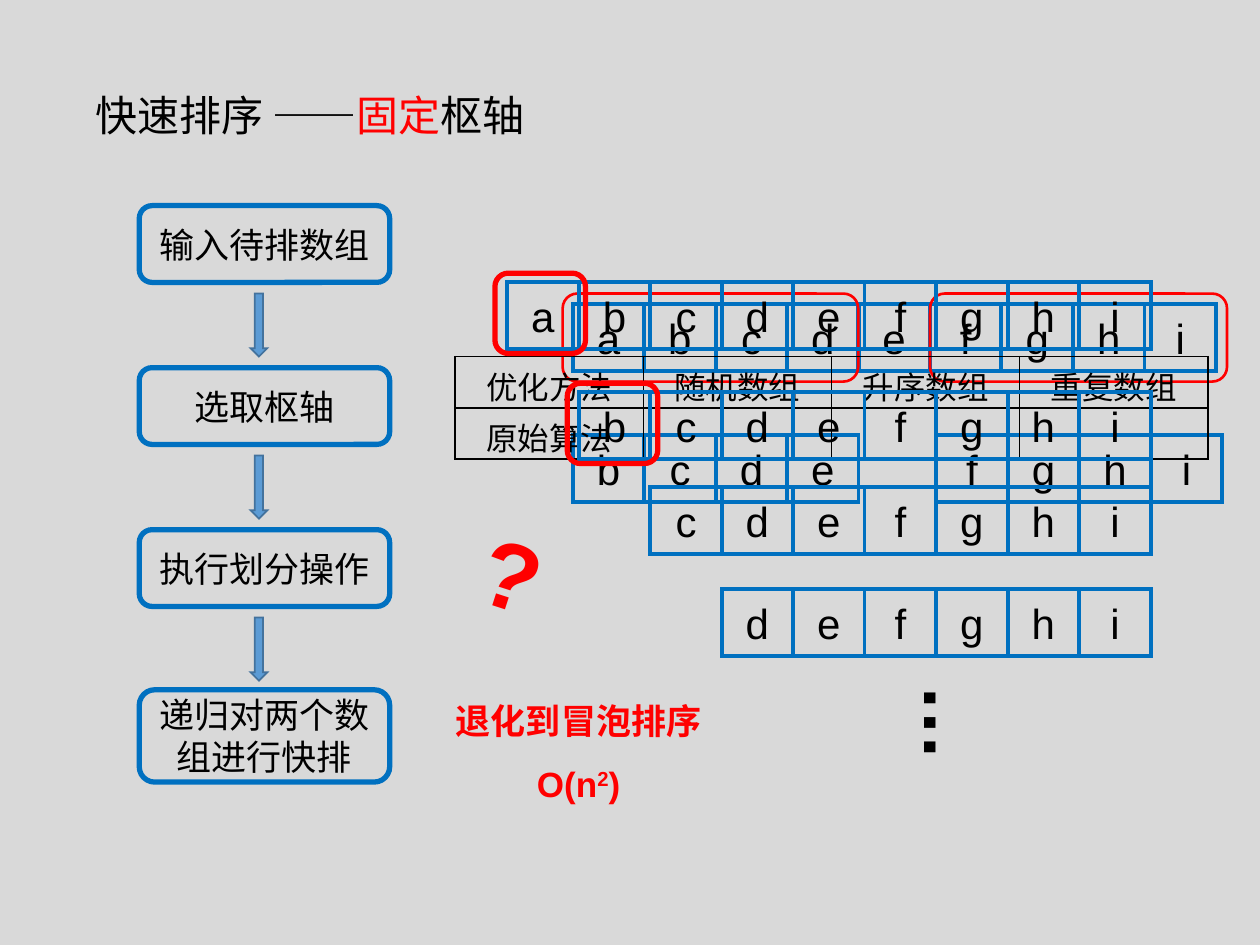
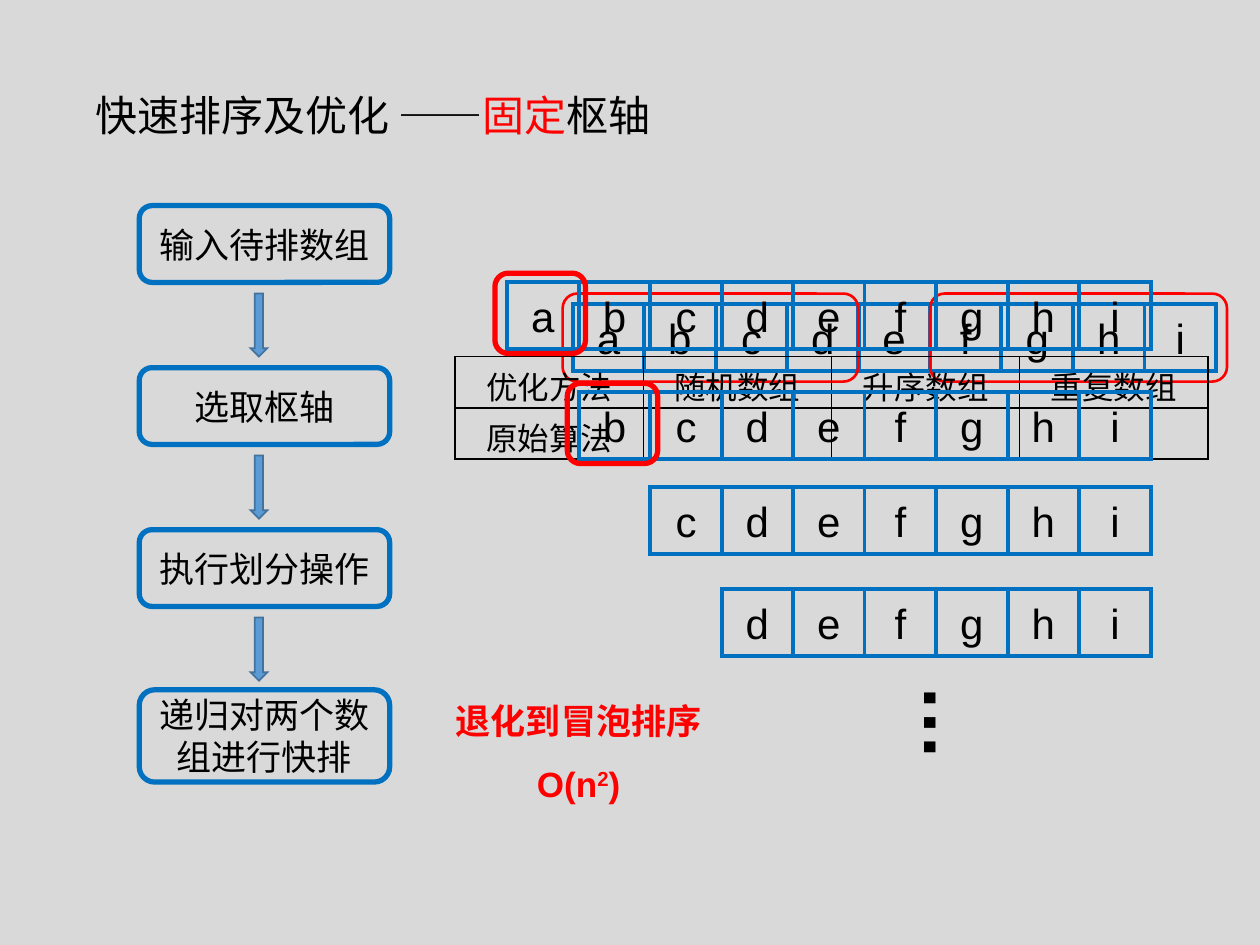
Before and after one commit to tianzhuwei/PPT, a slide deck: slide 2 of 快排+优化.pptx. Drawn at 1260x945 pixels with LibreOffice and Linux fonts; fonts in the diff are those of the drawing. Boxes give left, top, right and bottom in pixels: in the first picture for what was removed or moved away, otherwise in the second. Text is boxed around its words. In the diff, an @@ line names an element or a change of style, - is before the commit and + after.

Commit message:
快排优化

```diff
--- a/快排+优化.pptx
+++ b/快排+优化.pptx
@@ text at (95,95,651,135): text changed @@
-快速排序 ——固定枢轴
+快速排序及优化 ——固定枢轴
@@ text removed at (349,413,693,681) @@
-?
@@ group removed at (573,435,859,501): 4 rectangles @@
-b
-c
-d
-e
@@ group removed at (936,435,1222,501): 4 rectangles @@
-i
-f
-g
-h
```
Also in this commit, not shown: 4 other slides changed, 3 slides added, 1 slide removed.
